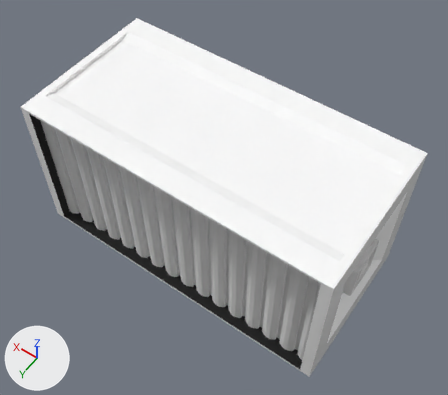
A saved change to the glTF model modules/ARCHEAN_storage/Container/Container.gltf.
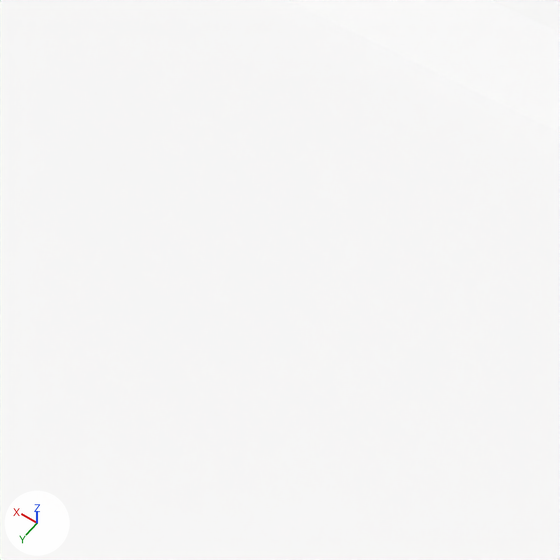
There are two pictures of each version: one whole from a camera (50 mm lens) standing at (-1.406, 1.908, 2.931) and looking at (-0.057, 0.019, -0.038), one close up on the part from 41% to 56% of the width and 22% to 39% of the height. The axes (+X, +Y, +Z) are drawn at lower left. The lights are the same throughout. Vertices at the same position are counted once.

The scene before the commit, as lines of its bpy script (objects in view):
```python
me_cube = bpy.data.meshes.new('Cube')
me_cube.from_pydata(...)  # 3316 vertices, 6616 faces; spans x -1.0..1.0, y -0.5..0.5, z -0.5..0.5
# faces by material slot: [232, 5824, 436, 124]
me_cube.materials.append(mat_color1)  # white #ffffff
me_cube.materials.append(mat_color2)  # white #e7e7e7
me_cube.materials.append(mat_body)  # black #191919
me_cube.materials.append(mat_item_connector)  # white #e7e7e7
ob_cube = bpy.data.objects.new('Cube', me_cube)
ob_cube.location = (0.0, 0.0, 0.0)
```
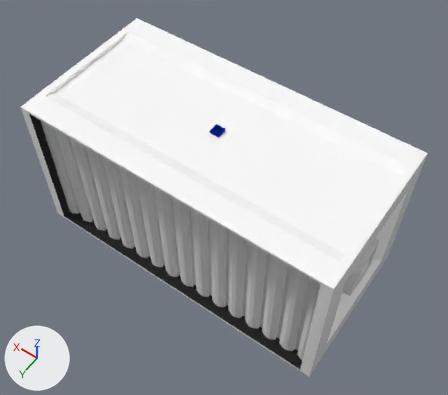
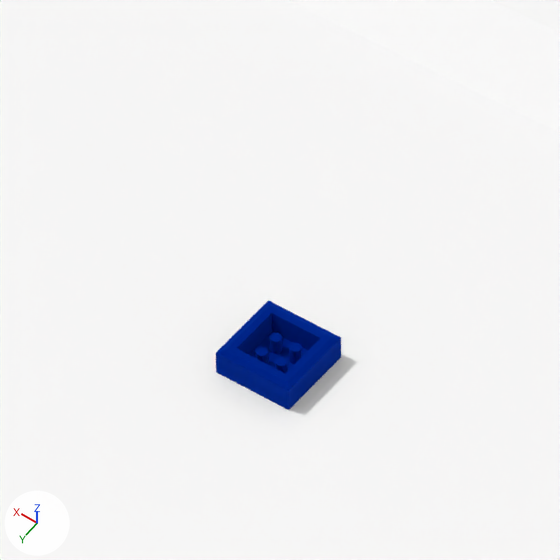
Changed parts and their boxes (x1, y1, x2, y2) in the close-ups (560 x 560 px):
part 1 of me_cube, added
    after: (255, 347, 268, 364)
part 2 of me_cube, added
    after: (270, 333, 282, 354)
part 3 of me_cube, added
    after: (275, 357, 288, 373)
part 4 of me_cube, added
    after: (289, 343, 302, 364)
part 5 of me_cube, added (blue)
    after: (216, 300, 341, 410)

Diff of the bpy script that builds the scene:
```diff
--- a/modules/ARCHEAN_storage/Container/Container.gltf.py
+++ b/modules/ARCHEAN_storage/Container/Container.gltf.py
@@ mat_data_connector @@
+mat_data_connector = principled_material('data-connector')
+mat_data_connector.base_color = (0.0, 0.05, 0.5)  # blue #003fbc
+mat_data_connector.metallic = 1.0
+mat_data_connector.roughness = 1.0
@@ me_cube @@
 # used by ob_cube; location = (0.0, 0.0, 0.0)
-me_cube.from_pydata(...)  # 3316 vertices, 6616 faces; spans x -1.0..1.0, y -0.5..0.5, z -0.5..0.5
+me_cube.from_pydata(...)  # 3496 vertices, 6956 faces; spans x -1.0..1.0, y -0.5..0.5, z -0.5..0.5
+# me_cube part 1: a new loose piece of 40 vertices spanning x 0.0..0.01, y 0.0..0.01, z 0.48..0.49, in mat_data_connector (blue #003fbc)
+# me_cube part 2: a new loose piece of 40 vertices spanning x 0.0..0.01, y -0.01..0.0, z 0.48..0.49, in mat_data_connector (blue #003fbc)
+# me_cube part 3: a new loose piece of 40 vertices spanning x -0.01..0.0, y 0.0..0.01, z 0.48..0.49, in mat_data_connector (blue #003fbc)
+# me_cube part 4: a new loose piece of 40 vertices spanning x -0.01..0.0, y -0.01..0.0, z 0.48..0.49, in mat_data_connector (blue #003fbc)
+# me_cube part 5: a new loose piece of 20 vertices spanning x -0.03..0.03, y -0.03..0.03, z 0.48..0.5, in mat_data_connector (blue #003fbc)
 me_cube.materials.append(mat_color1)
@@ me_cube @@
 me_cube.materials.append(mat_item_connector)
+me_cube.materials.append(mat_data_connector)  # blue #003fbc
```
